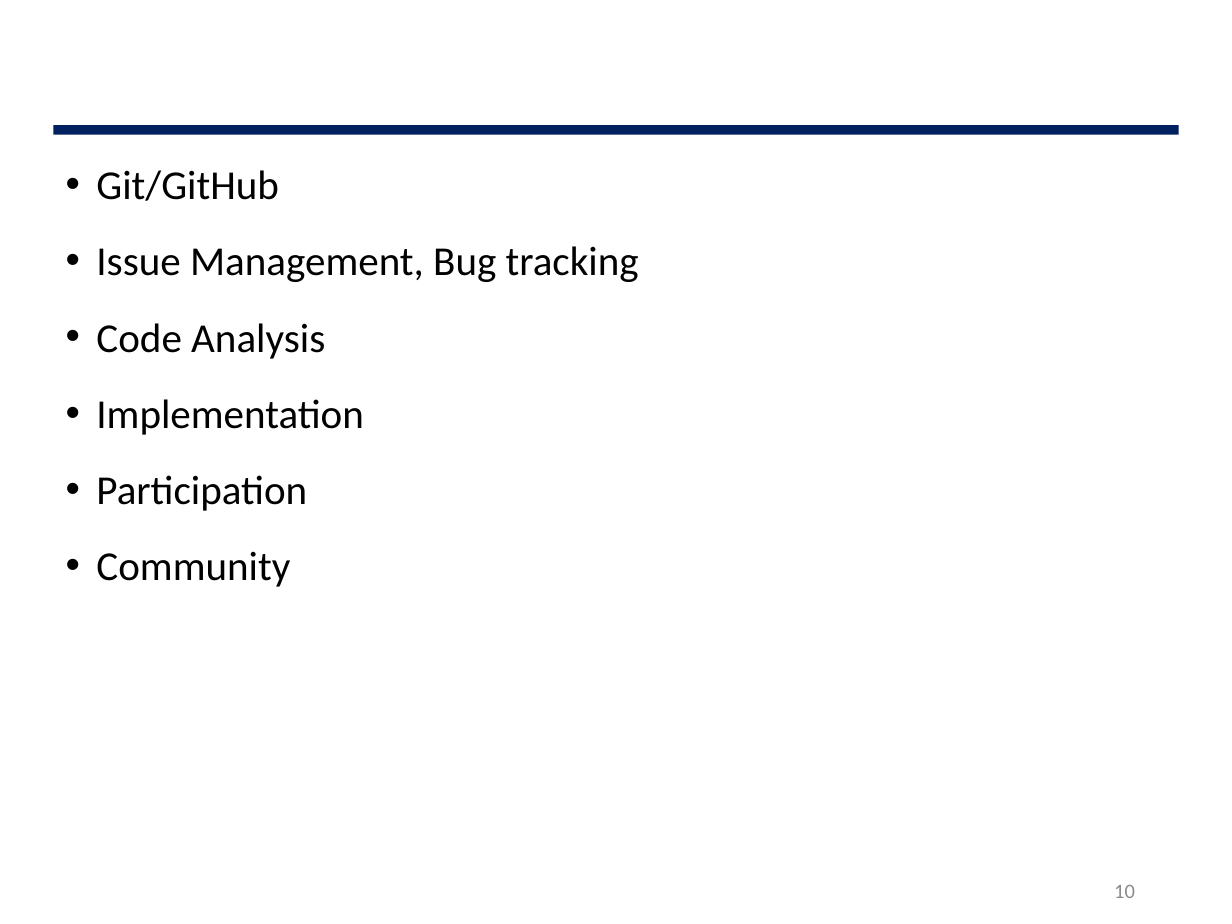
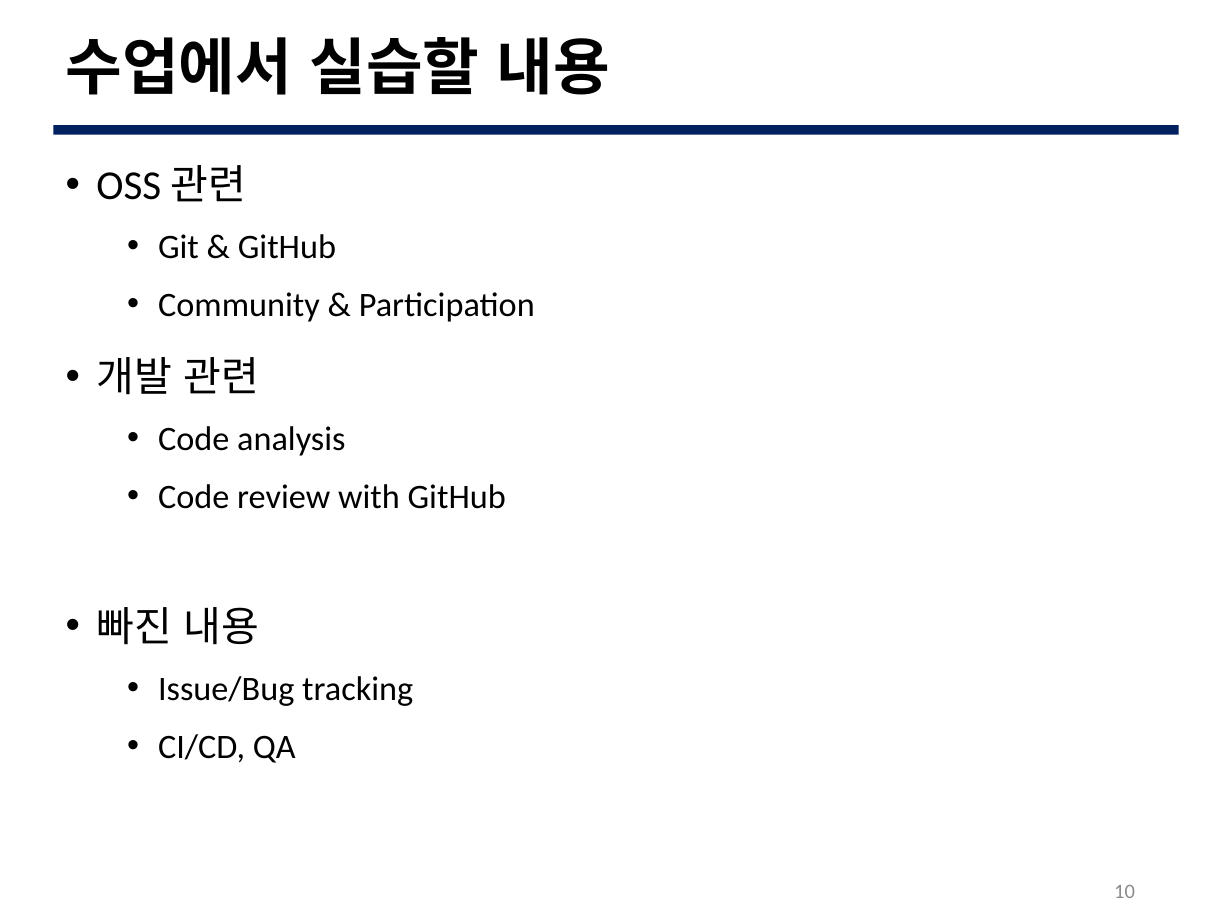
Before and after one commit to JBNU-JEduTools/osscourse, a slide deck: slide 10 of Slides/4. Using Open Source SW.pptx. Drawn at 1232x924 pixels with LibreOffice and Linux fonts; fonts in the diff are those of the drawing; background and template pictures are left out. Boxes give left, top, right and bottom in pixels: in the first picture for what was removed or moved away, otherwise in the second. Text is boxed around its words. In the diff, an @@ line names an element or a change of style, - is before the commit and + after.

```diff
--- a/Slides/4. Using Open Source SW.pptx
+++ b/Slides/4. Using Open Source SW.pptx
@@ title added at (x1=66, y1=37, x2=610, y2=95), 36 pt, text #000000, bold @@
+수업에서 실습할 내용
@@ text at (x1=96, y1=165, x2=535, y2=763): text changed; size 24 to 20 pt @@
-• Git/GitHub
-• Issue Management, Bug tracking
-• Code Analysis
-• Implementation
-• Participation
-• Community
+• OSS 관련
+  • Git & GitHub
+  • Community & Participation
+• 개발 관련
+  • Code analysis
+  • Code review with GitHub
+• 빠진 내용
+  • Issue/Bug tracking
+  • CI/CD, QA
```
Also in this commit, not shown: 5 other slides changed, 15 slides added, 17 slides removed, 9 other files.
